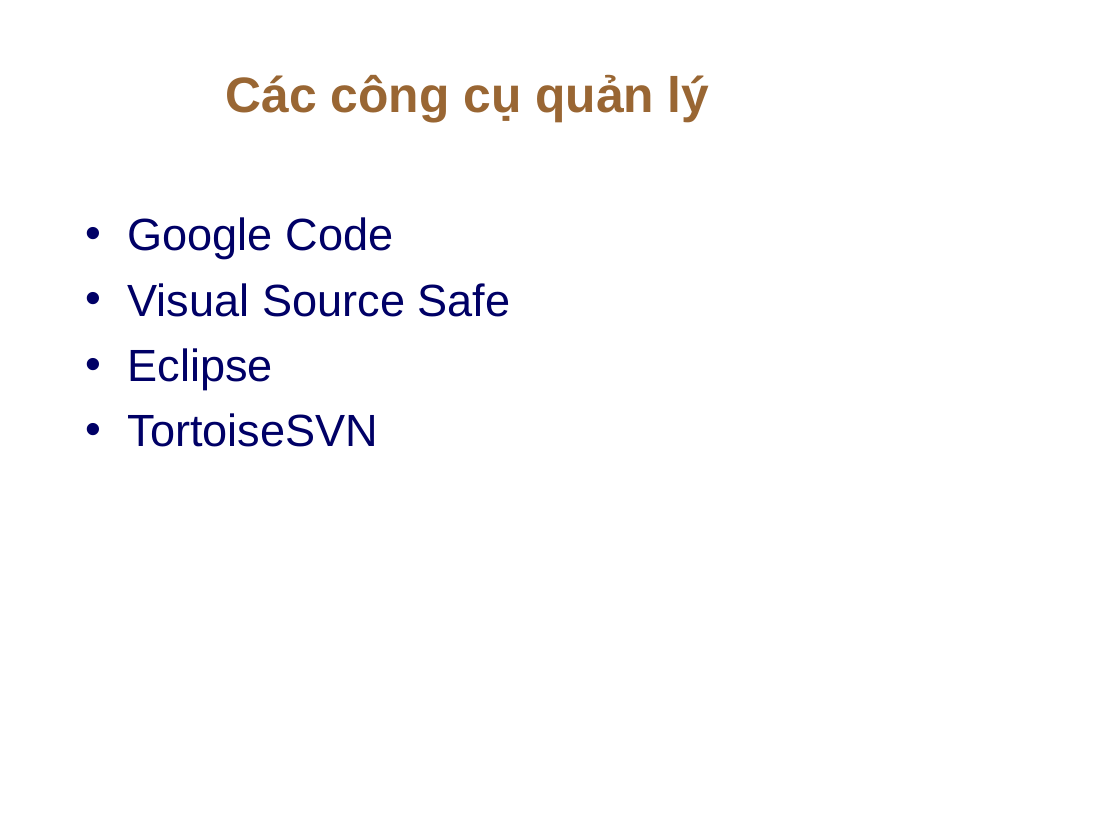
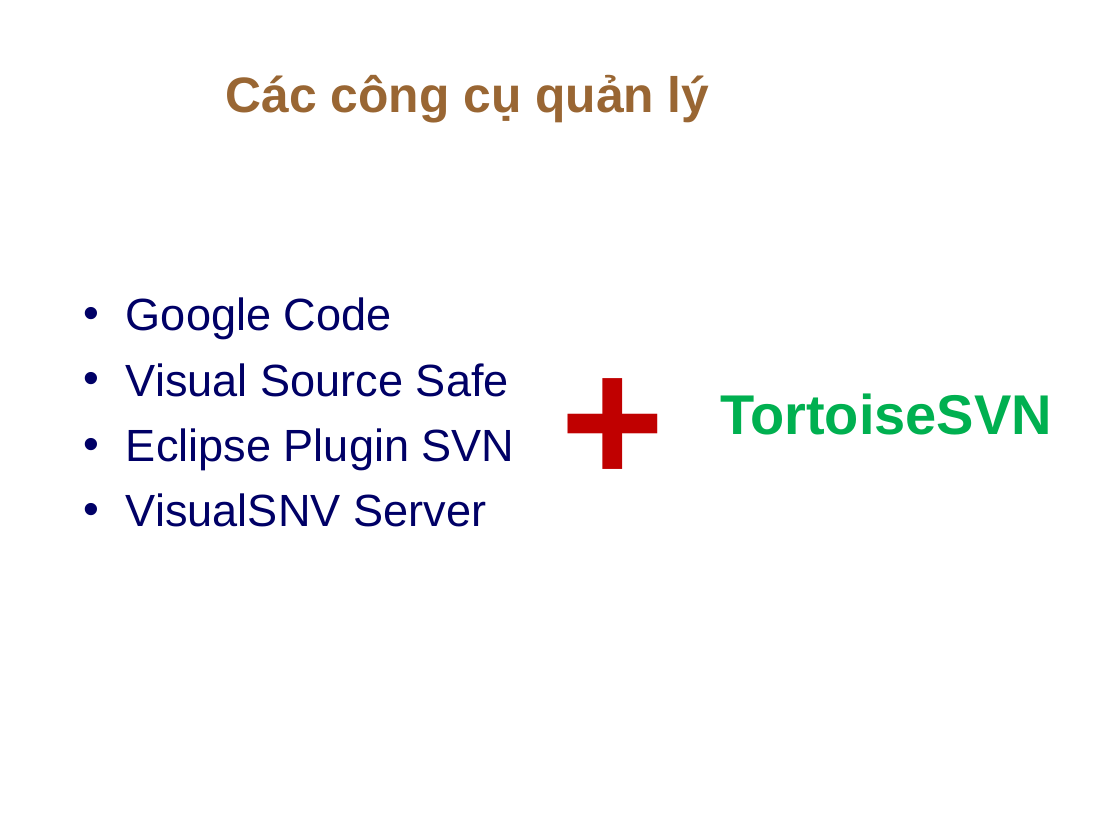
Before and after one commit to thanhphi0127/manager-configuration, a slide deck: slide 4 of doc/baitapso1/NHOM5_BAOCAO_BT1.ppt. Drawn at 1120x840 pixels with LibreOffice and Linux fonts; fonts in the diff are those of the drawing; background and template pictures are left out. Boxes give left, top, right and bottom in pixels: in the first picture for what was removed or moved away, otherwise in the second. Text is boxed around its words. In the diff, an @@ line names an element or a change of style, - is before the commit and + after.

Commit message:
Thêm phần mô tả Google Code và thêm slide

```diff
--- a/doc/baitapso1/NHOM5_BAOCAO_BT1.ppt
+++ b/doc/baitapso1/NHOM5_BAOCAO_BT1.ppt
@@ text "Google Code": place and size @@
-text "Google Code" at [128,217,511,447]
+text "Google Code" at [126,297,515,527]
@@ text added at [550,299,699,525], 115 pt, text #C00000, bold @@
++
@@ text added at [720,393,1052,435], 36 pt, text #00B050, bold @@
+TortoiseSVN
@@ text at [126,428,515,527]: text changed @@
-• Eclipse
-• TortoiseSVN
+• Eclipse Plugin SVN
+• VisualSNV Server
```
Also in this commit, not shown: 3 other slides changed, 2 slides added, 1 slide removed, 1 other file.
